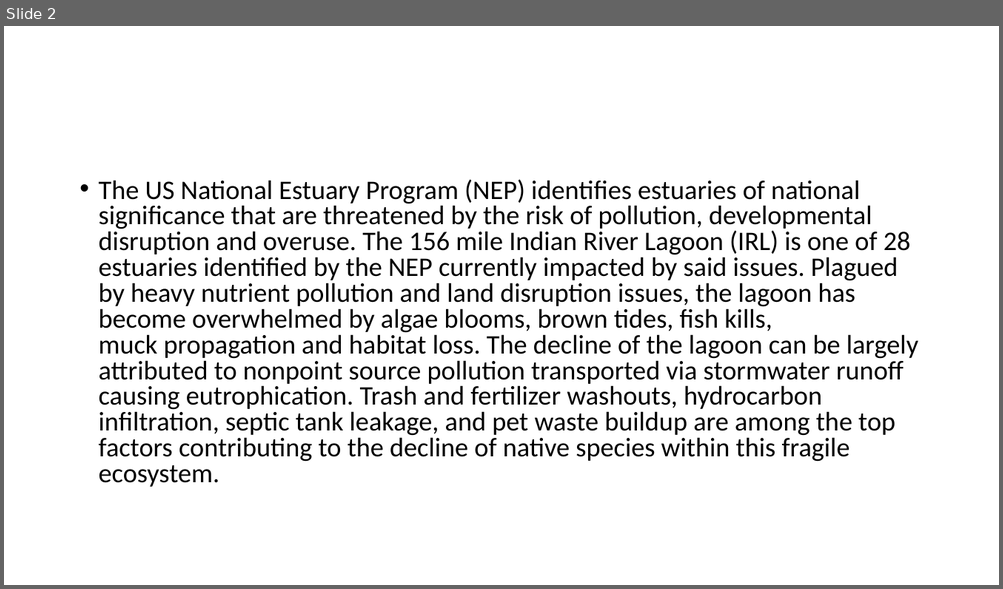
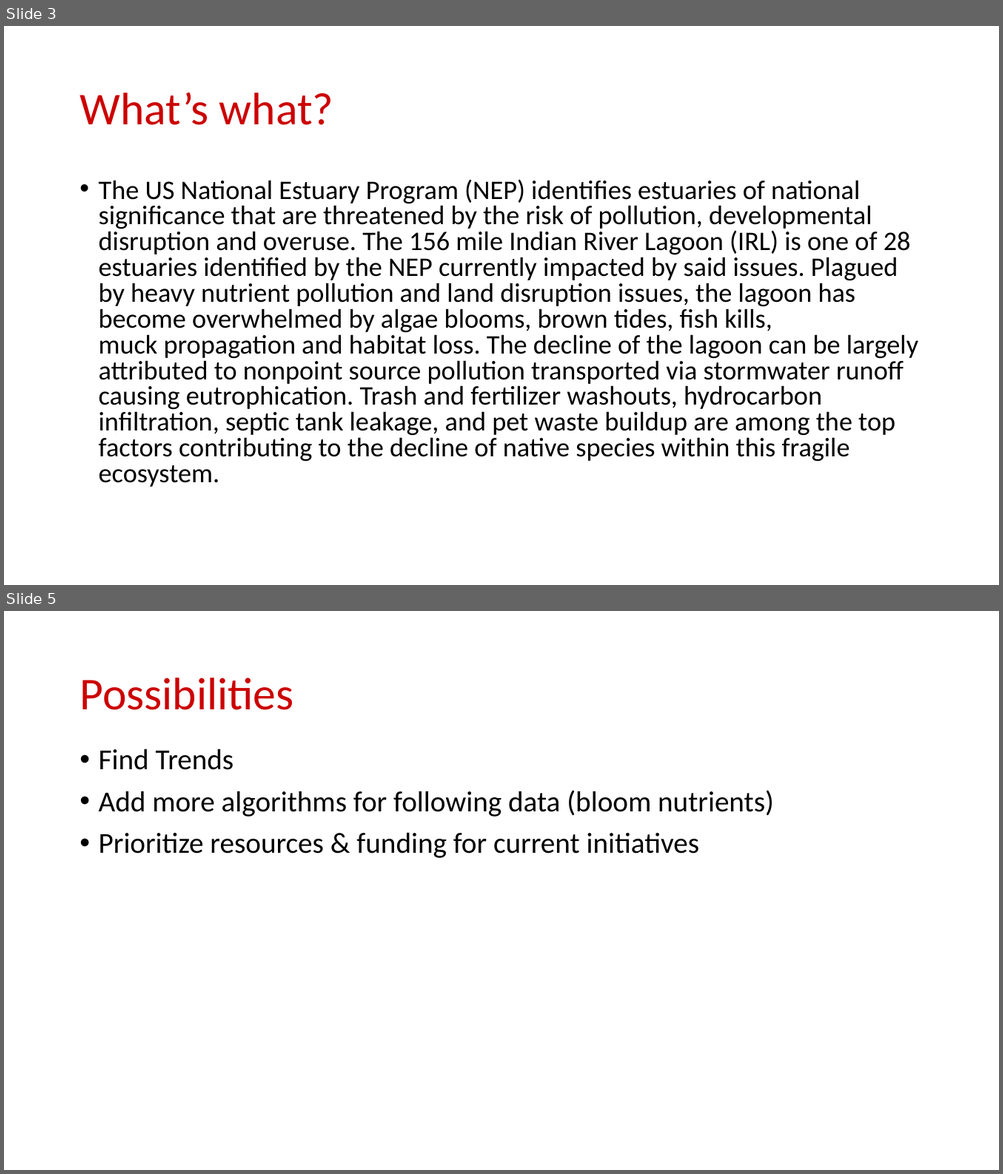
Before and after one commit to bbalboa/dedpool, a slide deck: PRESENTATION/Mitigati0n h4x.pptx. Shown one above the other, each under a label of ours: slide 2 before the commit, slides 3 and 5 after it; the slides between them are not shown. The pictures are 1003x589 and 1003x1174 pixels, drawn with LibreOffice and Linux fonts; fonts in the diff are those of the drawing; background and template pictures are left out. Boxes give left, top, right and bottom in pixels: in the first picture for what was removed or moved away, otherwise in the second. Text is boxed around its words. In the diff, an @@ line names an element or a change of style, - is before the commit and + after.

```diff
--- a/PRESENTATION/Mitigati0n h4x.pptx
+++ b/PRESENTATION/Mitigati0n h4x.pptx
@@ slide 5 added at [4, 611, 999, 1170], background picture (left out) @@
@@ title added at [79, 678, 293, 710], 44 pt, text #CC0000 @@
+Possibilities
@@ text added at [99, 749, 774, 858], 28 pt, text #000000 @@
+• Find Trends
+• Add more algorithms for following data (bloom nutrients)
+• Prioritize resources & funding for current initiatives
@@ what was slide 2 is now slide 3 @@
@@ slide 3 changed as well @@
@@ title added at [79, 93, 333, 125], 44 pt, text #CC0000 @@
+What’s what?
```
Also in this commit, not shown: 1 other slide changed, 4 other slides added, 6 other files.
